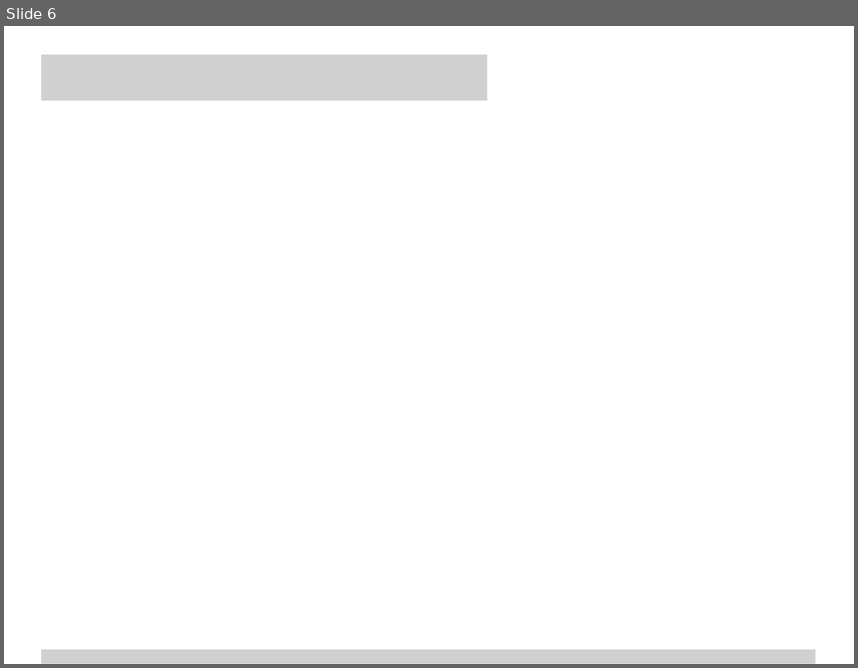
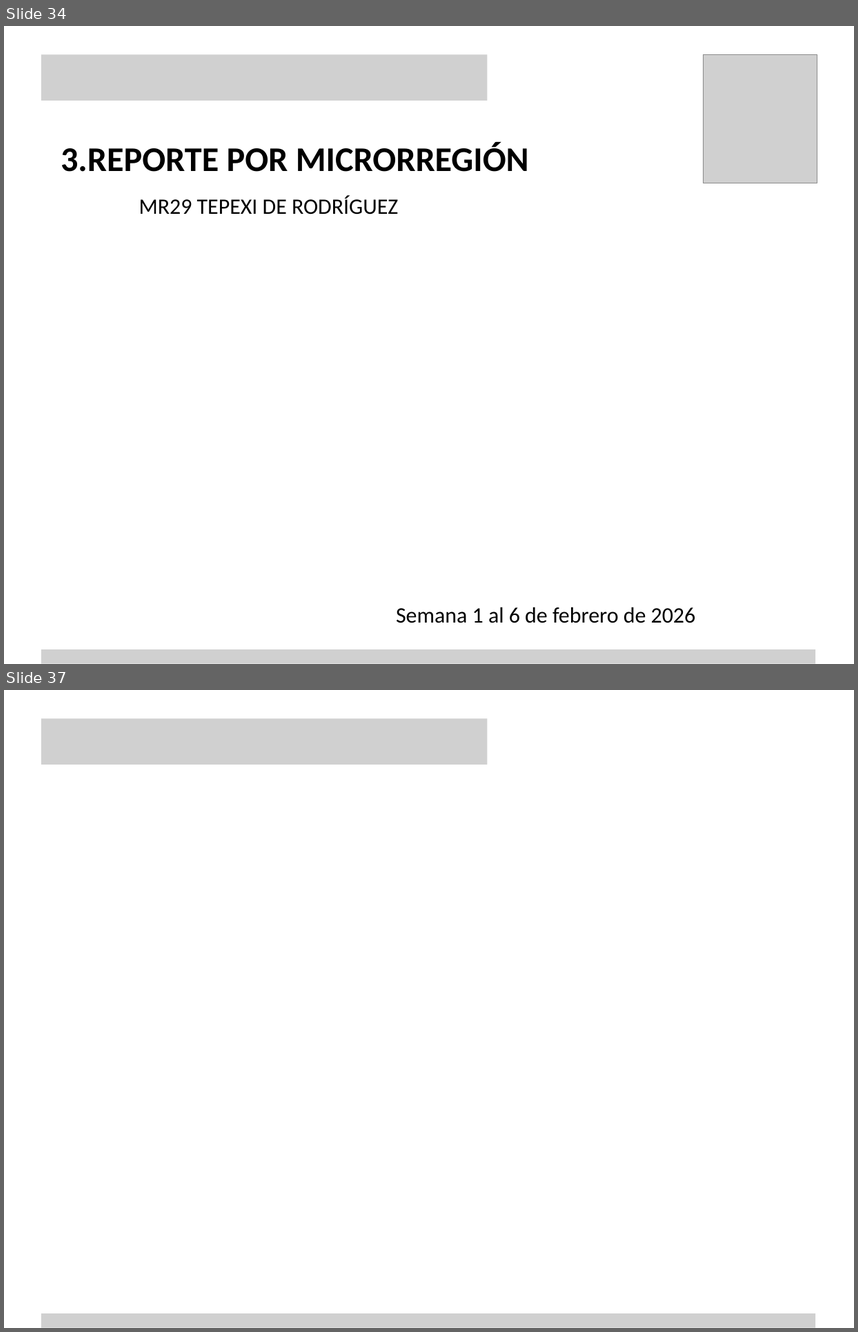
Before and after one commit to KevinRolcer/dgdg, a slide deck: storage/templates/Dgdg Mesas de paz.pptx. Shown one above the other, each under a label of ours: slide 6 before the commit, slides 34 and 37 after it; the slides between them are not shown. The pictures are 858x668 and 858x1332 pixels, drawn with LibreOffice and Linux fonts; fonts in the diff are those of the drawing; grey boxes stand for pictures; background and template pictures are left out. Boxes give left, top, right and bottom in pixels: in the first picture for what was removed or moved away, otherwise in the second. Text is boxed around its words. In the diff, an @@ line names an element or a change of style, - is before the commit and + after.

```diff
--- a/storage/templates/Dgdg Mesas de paz.pptx
+++ b/storage/templates/Dgdg Mesas de paz.pptx
@@ slide 34 added at [4, 26, 854, 664], background picture (left out) @@
@@ picture added at [41, 55, 488, 101] @@
@@ picture added at [703, 55, 817, 183] @@
@@ text added at [61, 143, 529, 172], 44 pt, text #000000, bold @@
+3.REPORTE POR MICRORREGIÓN
@@ text added at [139, 195, 398, 214], 28 pt, text #000000 @@
+MR29 TEPEXI DE RODRÍGUEZ
@@ text added at [396, 606, 696, 623], 28 pt, text #000000 @@
+Semana 1 al 6 de febrero de 2026
@@ picture added at [41, 649, 815, 663] @@
@@ what was slide 6 is now slide 37 @@
```
Also in this commit, not shown: 2 slides changed, 32 other slides added, 3 slides removed, 13 other files.
